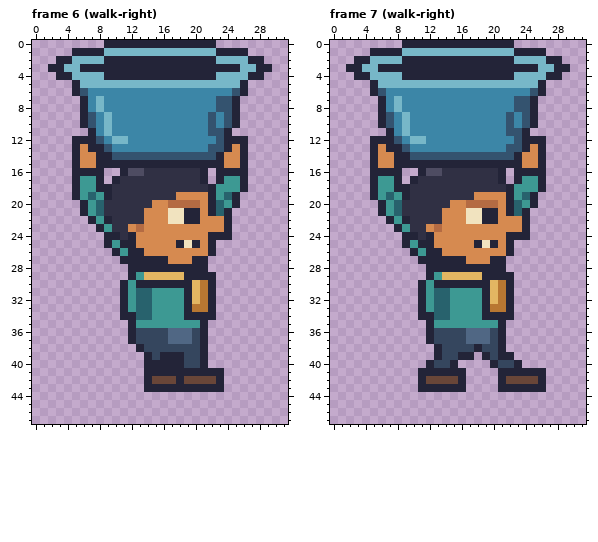
Two versions of one pixel-art file, BillusBucket/Assets/Sources/billu-carry.aseprite. Above: the version before the commit.
32x48 pixels, 12 frames. Shown: frame 6 (walk-right), frame 7 (walk-right). The commit also changed other frames, which this record leaves out.
After the commit:
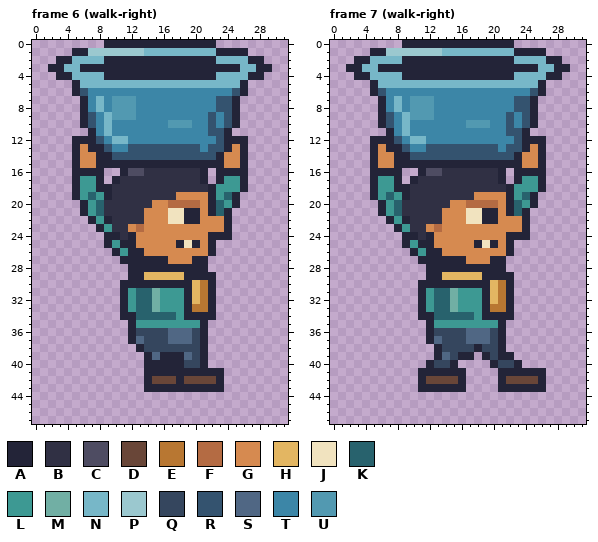
Palette (. is transparent): A #232438  B #303044  C #4e4c62  D #694638  E #b87732  F #b46b43  G #d68a50  H #e3b662  J #f1e3bf  K #28626d  L #3d9993  M #71afa4  N #77b7c8  P #9bc8cf  Q #35465e  R #34536f  S #506784  T #3c86a7  U #5299b1
The edit:
--- frame 6 (walk-right)
@@ x 5..15 @@
  0 ....AAAAAAA
- 1 AAAANNNNNNN
+ 1 AAPPPPPPPNN
  2 NNNNAAAAAAA
@@ x 8..22 @@
  6 TTTTTTTTTTTTTTT
- 7 NTTTTTTTTTTTTTT
- 8 NTTTTTTTTTTTTTT
- 9 TNTTTTTTTTTTTTR
-10 TNTTTTTTTTTTTTR
+ 7 NTUUUTTTTTTTTTT
+ 8 NTUUUTTTTTTTTTT
+ 9 TNUUUTTTTTTTTTR
+10 TNTTTTTTTUUUTTR
 11 TNTTTTTTTTTTTTR
 12 RTNNTTTTTTTTTTT
-13 ARTTTTTTTTTTTTR
+13 ARTTRRRRRRRRRTR
 14 AARRRRRRRRRRRRR
@@ x 10..21 @@
 28 ..AAAAAAAAAA
-29 ..ALHHHHHAAA
-30 .ALAAAAAAAHE
-31 .ALKKLLLLAHE
-32 .ALKKLLLLAHE
-33 .ALKKLLLLAEE
-34 .AAKKLLLLAAA
+29 ..AAHHHHHAAA
+30 .AAAAAAAAAHE
+31 .ALKKMLLLAHE
+32 .ALKKMLLLAHE
+33 .ALKKMLLLAEE
+34 .AAKKKKKLAAA
 35 ..ALLLLLLLLA
 36 ..AQQQQSSSQA
-37 ..AQQQQSSSQA
+37 ..ASQQQSSSQA
 38 ...AQQQQQQQA
-39 ....AQAAAQQA
+39 ....ASAAASQA
 40 ....AAAAAQQA
--- frame 7 (walk-right)
@@ x 5..15 @@
  0 ....AAAAAAA
- 1 AAAANNNNNNN
+ 1 AAPPPPPPPNN
  2 NNNNAAAAAAA
@@ x 8..22 @@
  6 TTTTTTTTTTTTTTT
- 7 NTTTTTTTTTTTTTT
- 8 NTTTTTTTTTTTTTT
- 9 TNTTTTTTTTTTTTR
-10 TNTTTTTTTTTTTTR
+ 7 NTUUUTTTTTTTTTT
+ 8 NTUUUTTTTTTTTTT
+ 9 TNUUUTTTTTTTTTR
+10 TNTTTTTTTUUUTTR
 11 TNTTTTTTTTTTTTR
 12 RTNNTTTTTTTTTTT
-13 ARTTTTTTTTTTTTR
+13 ARTTRRRRRRRRRTR
 14 AARRRRRRRRRRRRR
@@ x 10..19 @@
 28 ..AAAAAAAA
-29 ..ALHHHHHA
-30 .ALAAAAAAA
-31 .ALKKLLLLA
-32 .ALKKLLLLA
-33 .ALKKLLLLA
-34 .AAKKLLLLA
+29 ..AAHHHHHA
+30 .AAAAAAAAA
+31 .ALKKMLLLA
+32 .ALKKMLLLA
+33 .ALKKMLLLA
+34 .AAKKKKKLA
 35 ..ALLLLLLL
 36 ..AQQQQSSS
-37 ..AQQQQSSS
+37 ..ASQQQSSS
 38 ...AQQQQAQ
-39 ...AQQAA.A
+39 ...ASQAA.A
 40 ..AQQA....
Changed places in both pictures, as pixel boxes (x1, y1, x2, y2):
changed: (88, 48, 144, 56)
changed: (112, 96, 200, 152)
changed: (128, 272, 192, 360)
changed: (386, 48, 442, 56)
changed: (410, 96, 498, 152)
changed: (426, 272, 474, 360)
